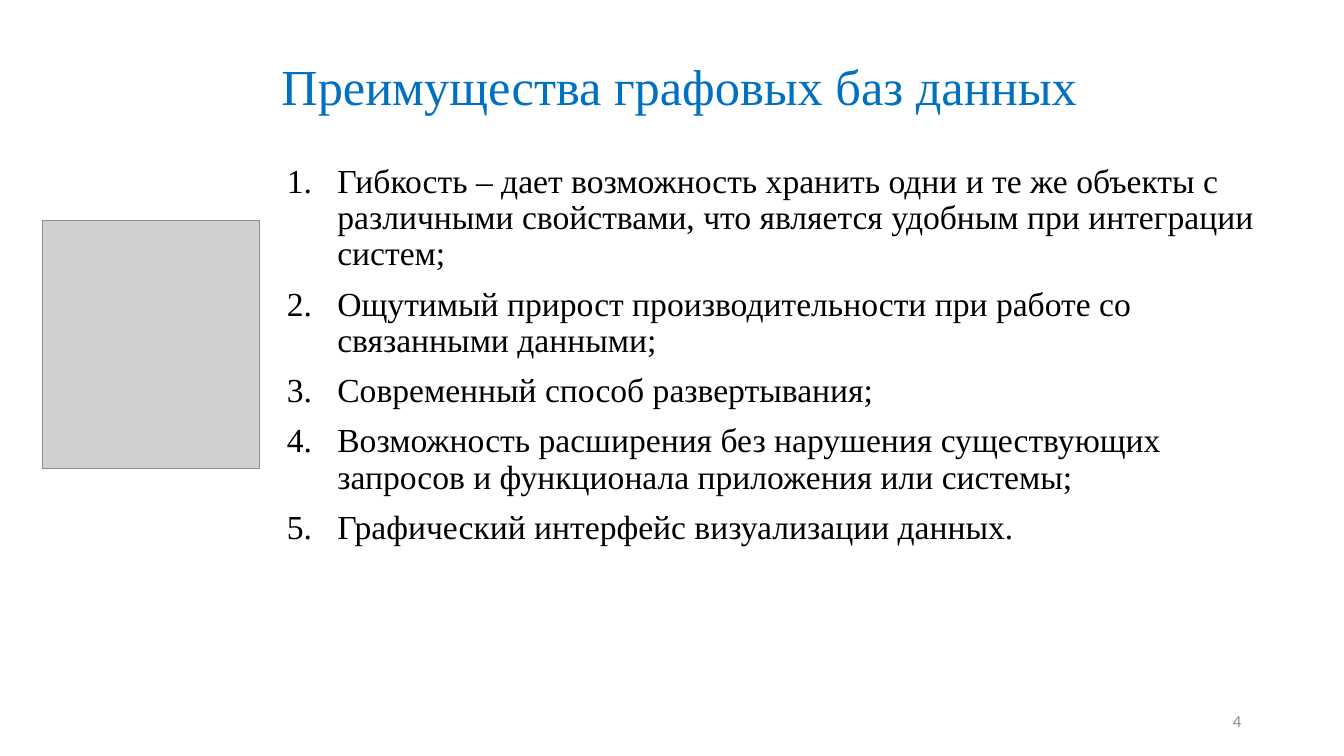
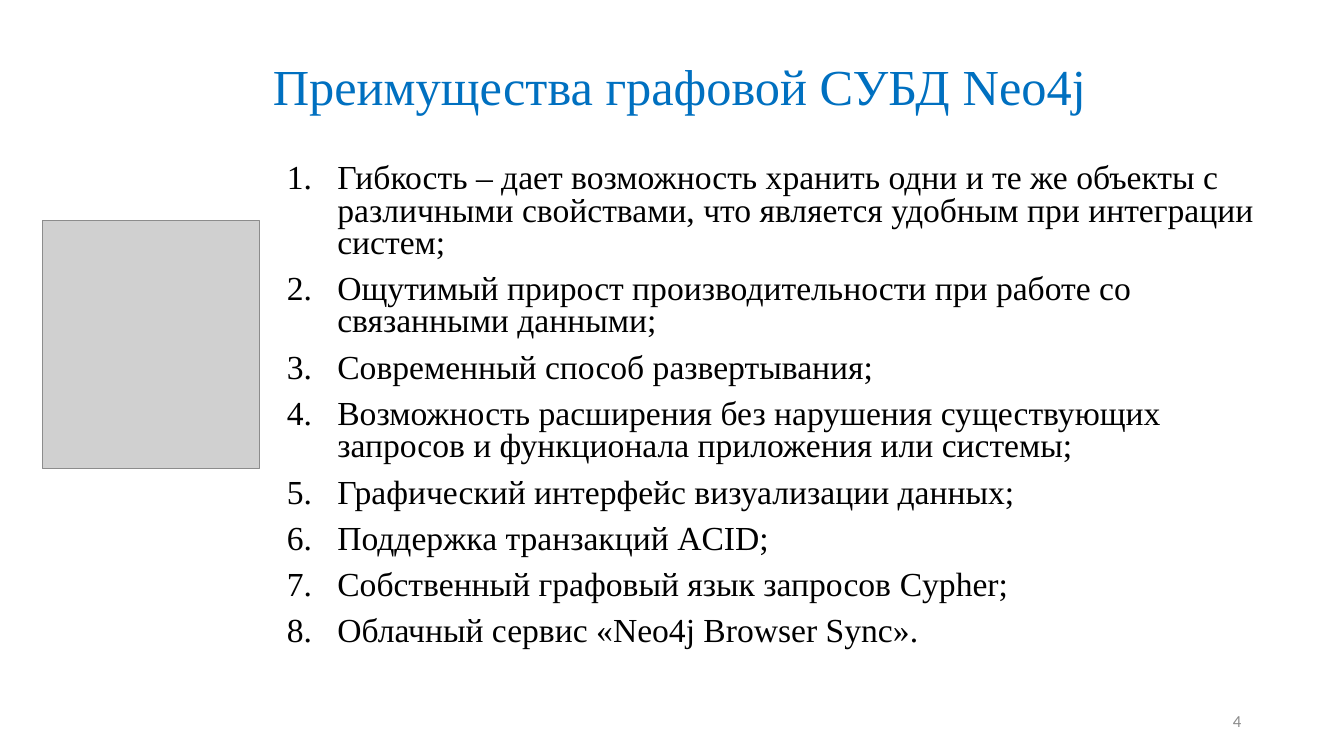
Before and after one commit to Maglus/-2017, a slide deck: slide 4 of Презентация ВКР2017.pptx. Drawn at 1344x756 pixels with LibreOffice and Linux fonts; fonts in the diff are those of the drawing; grey boxes stand for pictures. Boxes give left, top, right and bottom in pixels: in the first picture for what was removed or moved away, otherwise in the second. Text is boxed around its words. In the diff, an @@ line names an element or a change of style, - is before the commit and + after.

Commit message:
update

```diff
--- a/Презентация ВКР2017.pptx
+++ b/Презентация ВКР2017.pptx
@@ title at (x1=273, y1=70, x2=1086, y2=116): text changed @@
-Преимущества графовых баз данных
+Преимущества графовой СУБД Neo4j
@@ text at (x1=337, y1=165, x2=1253, y2=464): line spacing 0.9 to 0.8 @@
@@ text at (x1=337, y1=480, x2=1015, y2=649): text changed @@
-5. Графический интерфейс визуализации данных.
+5. Графический интерфейс визуализации данных;
+6. Поддержка транзакций ACID;
+7. Собственный графовый язык запросов Cypher;
+8. Облачный сервис «Neo4j Browser Sync».
```
Also in this commit, not shown: 5 other slides changed, 2 slides removed.
